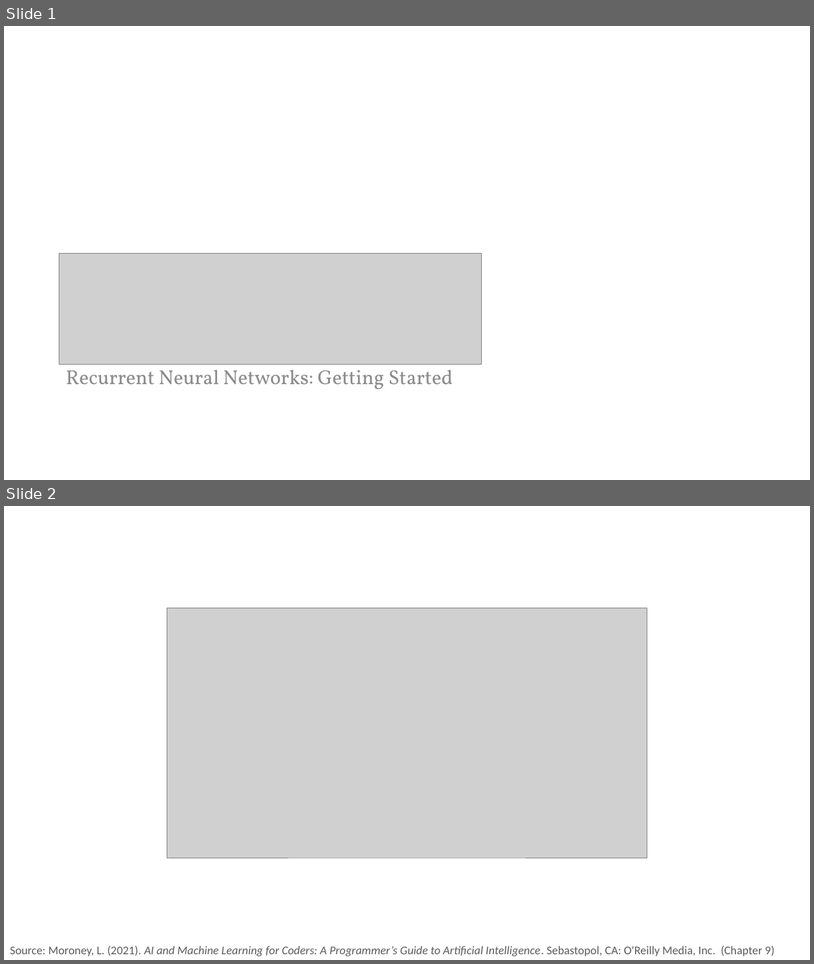
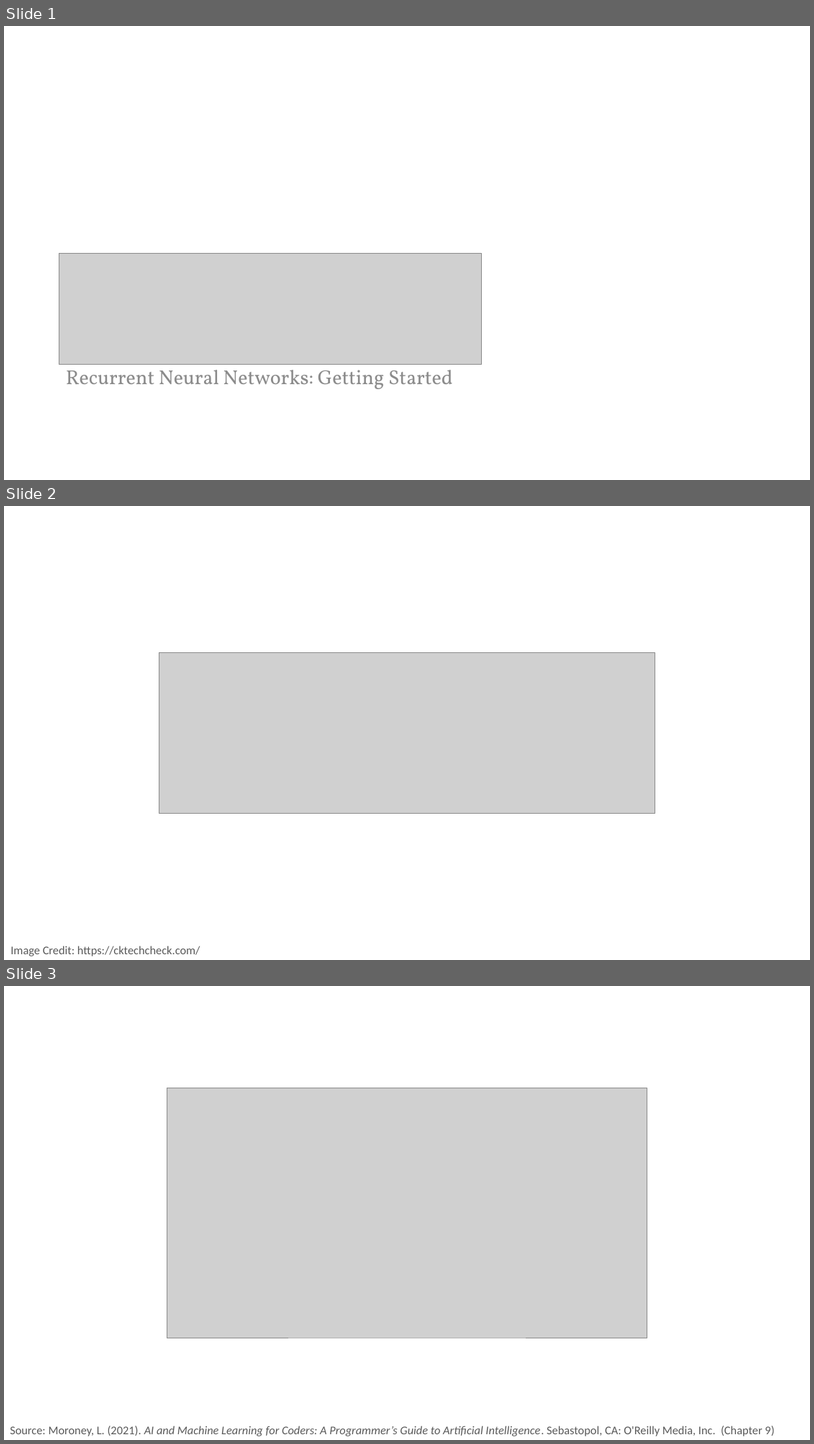
Before and after one commit to PracticumAI/rnn, a slide deck: presentations/01_rnn_intro.pptx. Shown one above the other, each under a label of ours: slides 1 and 2 before the commit, slides 1, 2 and 3 after it. The pictures are 814x964 and 814x1444 pixels, drawn with LibreOffice and Linux fonts; fonts in the diff are those of the drawing; grey boxes stand for pictures. Boxes give left, top, right and bottom in pixels: in the first picture for what was removed or moved away, otherwise in the second. Text is boxed around its words. In the diff, an @@ line names an element or a change of style, - is before the commit and + after.

Commit message:
Added TechCheck slide...

```diff
--- a/presentations/01_rnn_intro.pptx
+++ b/presentations/01_rnn_intro.pptx
@@ slide 2 added at box(4, 506, 810, 960), background #FFFFFF @@
@@ picture added at box(160, 653, 656, 813) @@
@@ text added at box(10, 945, 201, 956), 14 pt, text #595959 @@
+Image Credit: https://cktechcheck.com/
@@ what was slide 2 is now slide 3 @@
```
